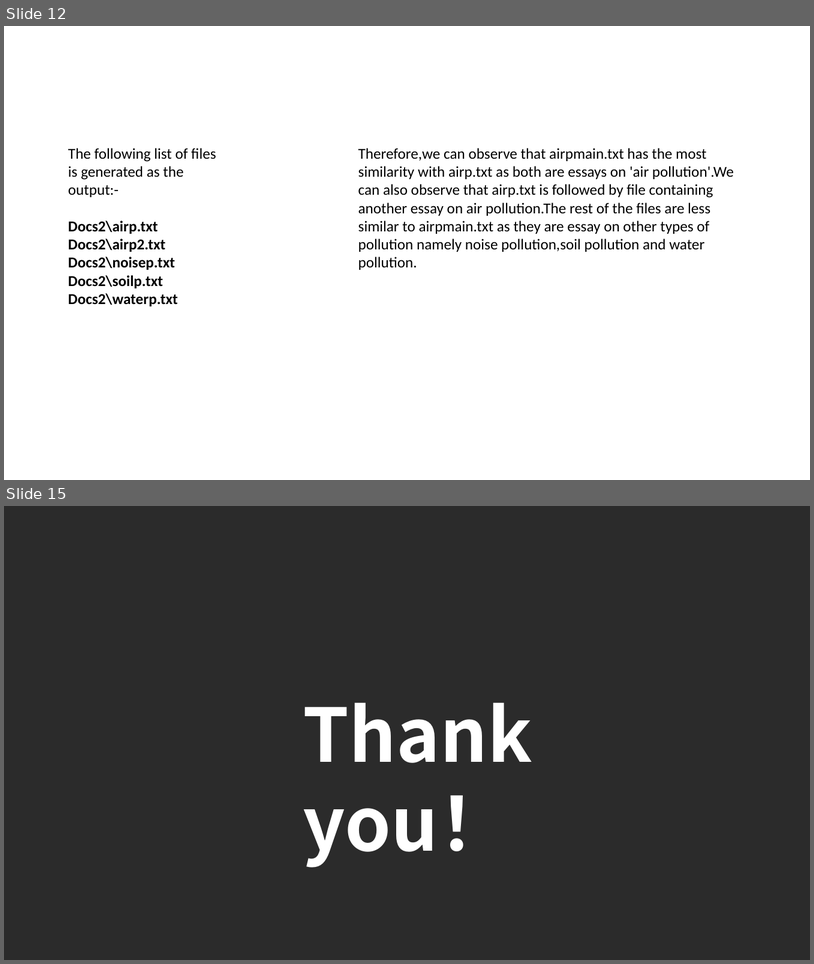
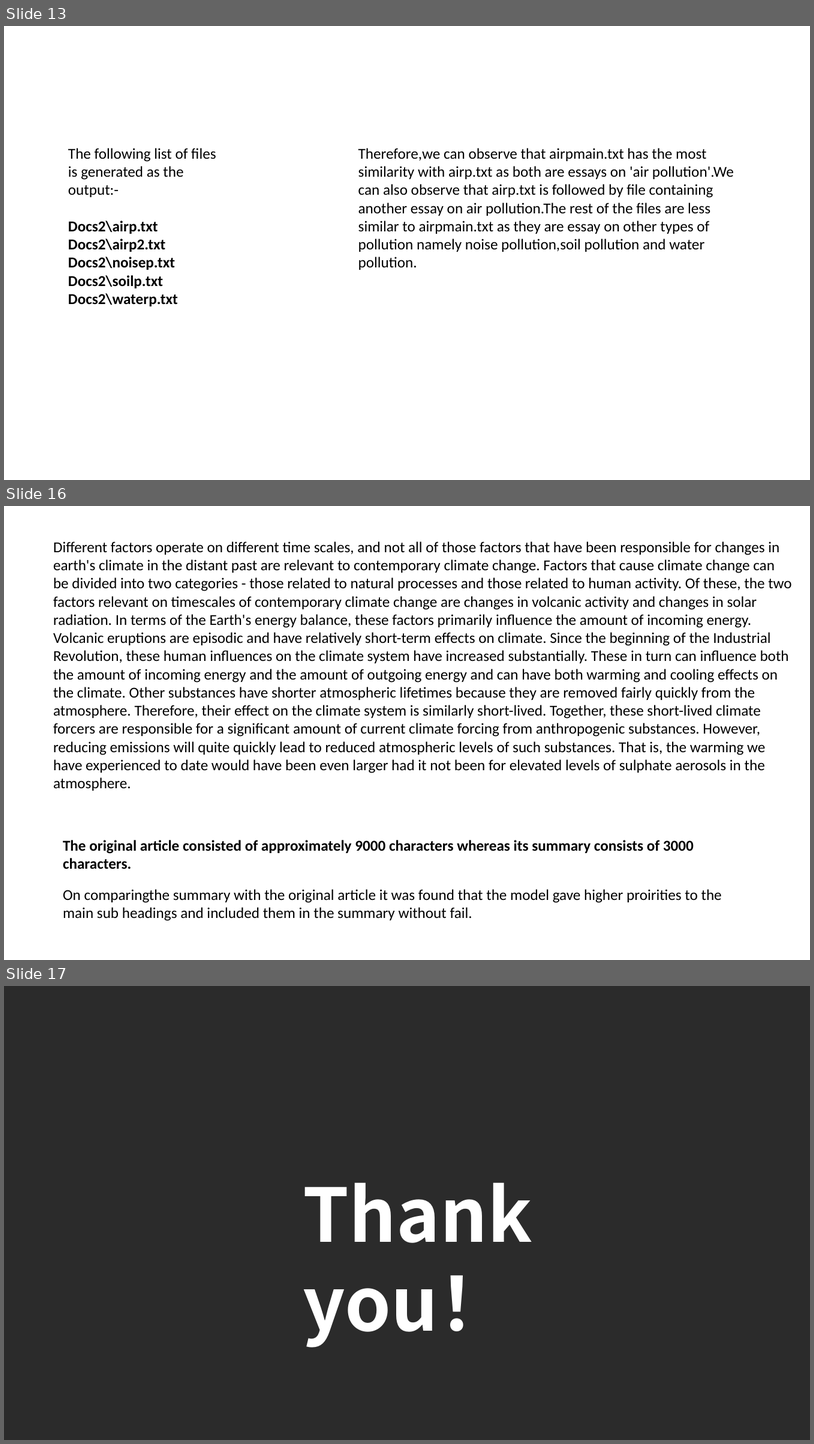
Before and after one commit to RiturajRoy/cte-repository, a slide deck: Final Project.pptx. Shown one above the other, each under a label of ours: slides 12 and 15 before the commit, slides 13, 16 and 17 after it; the slides between them are not shown. The pictures are 814x964 and 814x1444 pixels, drawn with LibreOffice and Linux fonts; fonts in the diff are those of the drawing; background and template pictures are left out; a plain dark background stands for a picture behind light text. Boxes give left, top, right and bottom in pixels: in the first picture for what was removed or moved away, otherwise in the second. Text is boxed around its words. In the diff, an @@ line names an element or a change of style, - is before the commit and + after.

```diff
--- a/Final Project.pptx
+++ b/Final Project.pptx
@@ slide 16 added at bbox=[4, 506, 810, 960], background #FFFFFF @@
@@ text added at bbox=[53, 541, 792, 790], 18 pt, text #000000 @@
+Different factors operate on different time scales, and not all of those factors that have been responsible for changes in earth's climate in the distant past are relevant to contemporary climate change. Factors that cause climate change can be divided into two categories - those related to natural processes and those related to human activity. Of these, the two factors relevant on timescales of contemporary climate change are changes in volcanic activity and changes in solar radiation. In terms of the Earth's energy balance, these factors primarily influence the amount of incoming energy. Volcanic eruptions are episodic and have relatively short-term effects on climate. Since the beginning of the Industrial Revolution, these human influences on the climate system have increased substantially. These in turn can influence both the amount of incoming energy and the amount of outgoing energy and can have both warming and cooling effects on the climate. Other substances have shorter atmospheric lifetimes because they are removed fairly quickly from the atmosphere. Therefore, their effect on the climate system is similarly short-lived. Together, these short-lived climate forcers are responsible for a significant amount of current climate forcing from anthropogenic substances. However, reducing emissions will quite quickly lead to reduced atmospheric levels of such substances. That is, the warming we have experienced to date would have been even larger had it not been for elevated levels of sulphate aerosols in the atmosphere.
@@ text added at bbox=[63, 840, 694, 853], 18 pt, text #000000, bold @@
+The original article consisted of approximately 9000 characters whereas its summary consists of 3000 characters.
@@ text added at bbox=[63, 889, 722, 921], 18 pt, text #000000 @@
+On comparingthe summary with the original article it was found that the model gave higher proirities to the main sub headings and included them in the summary without fail.
@@ what was slide 12 is now slide 13 @@
@@ what was slide 15 is now slide 17 @@
```
Also in this commit, not shown: 1 slide changed, 2 other slides added, 1 slide removed.
